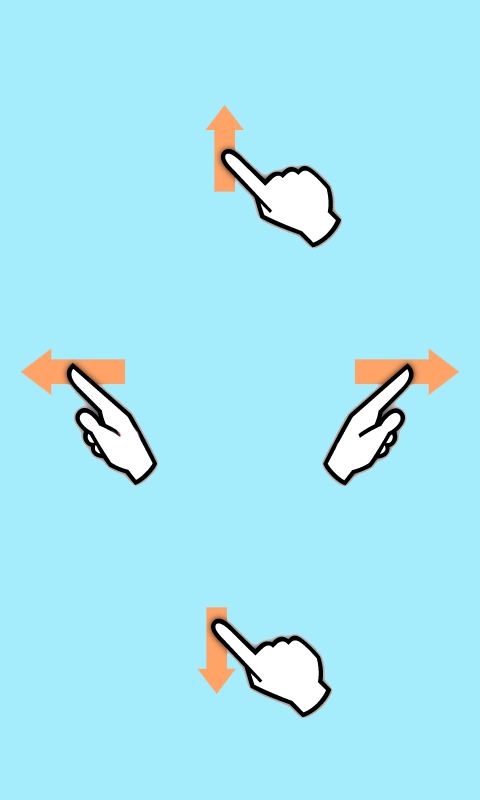
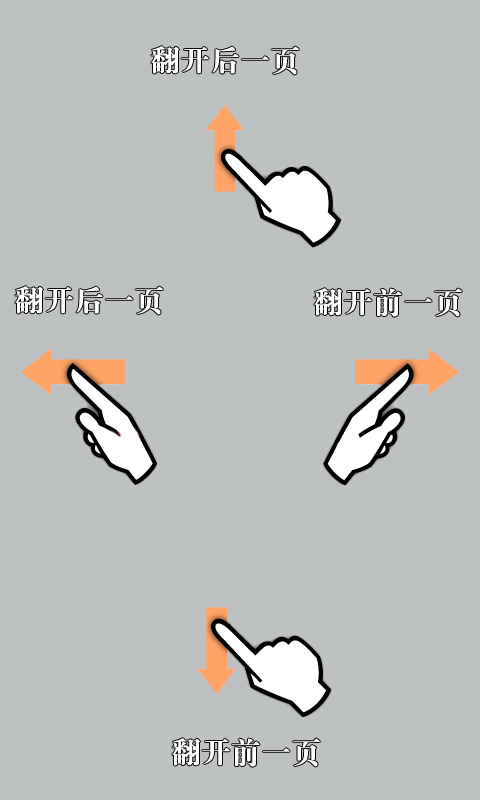
Layers edited between the first and the second (480, 800) image:
added layer "翻开前一页" (1st of 2) above "翻开后一页" over [314, 288, 462, 317]
added layer "翻开后一页" (1st of 2) above "翻开前一页" over [15, 286, 163, 315]
added layer "翻开前一页" (2nd of 2) above "翻开后一页" over [172, 738, 320, 767]
added layer "翻开后一页" (2nd of 2) above "Color Fill 1" over [151, 46, 299, 75]
painted on "Color Fill 1" over [0, 0, 480, 800]
